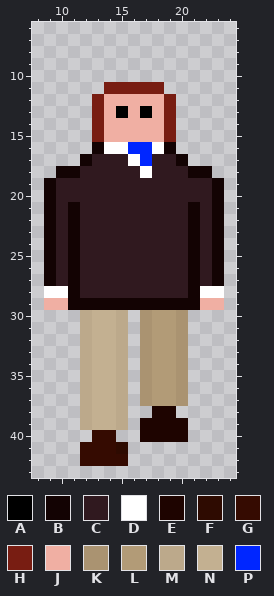
File history of a pixel-art sprite, sprites/congresssan/South/frame2.png. Above, as it was before the edit.
The file is 32x48 pixels. Colours within 5 levels of each other are drawn and written as one. Shown: x 8..24, y 6..43.
Palette (. is transparent): A #000000  B #130303  C #30191f  D #ffffff  E #1e0400  F #2e0b01  G #350b01  H #781d12  J #f0afa3  K #aa9371  L #b29b77  M #bca98b  N #c3b091  P #0026ff
Pixels before, first column x 9:
11 .....HHHHH.....
12 ....HJJJJJH....
13 ....HJAJAJH....
14 ....HJJJJJH....
15 ....HJJJJJH....
16 ....BDDPPDB....
17 ...BCCCDPCCB...
18 .BBCCCCCDCCCBB.
19 BCCCCCCCCCCCCCB
20 BCCCCCCCCCCCCCB
21 BCBCCCCCCCCCBCB
22 BCBCCCCCCCCCBCB
23 BCBCCCCCCCCCBCB
24 BCBCCCCCCCCCBCB
25 BCBCCCCCCCCCBCB
26 BCBCCCCCCCCCBCB
27 BCBCCCCCCCCCBCB
28 DDBCCCCCCCCCBDD
29 JJBBBBBBBBBBBJJ
30 ...MNNM.KLLK...
31 ...MNNM.KLLK...
32 ...MNNM.KLLK...
33 ...MNNM.KLLK...
34 ...MNNM.KLLK...
35 ...MNNM.KLLK...
36 ...MNNM.KLLK...
37 ...MNNM.KLLK...
38 ...MNNM..EE....
39 ...MNNM.EEEE...
40 ....GG..EEEE...
41 ...GGGF........
42 ...GGGG........
And afterwards:
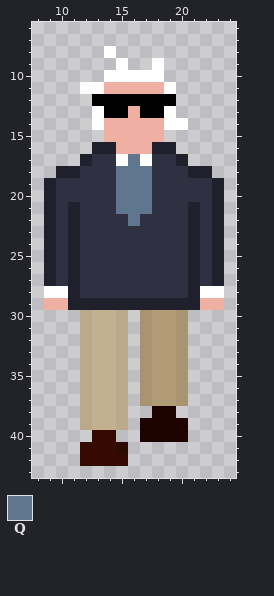
Colours new in this view: Q #60768e
From old to new:
colour B: #130303 -> #1f202c
colour C: #30191f -> #2f3042
y 8: x 14 . -> D
y 9: x 15 . -> D; x 18 . -> D
y 10: x 14..18 ..... -> DDDDD
y 11: x 12..19 ..HHHHH. -> DDJJJJJD
y 12: x 13..19 HJJJJJH -> AAAAAAA
y 13: x 13..14 HJ -> DA; x 18..19 JH -> AD
y 14: x 13 H -> D; x 19..20 H. -> DD
y 15: x 13 H -> .; x 19 H -> .
y 16: x 14..18 DDPPD -> BJJJB
y 17: x 15..17 CDP -> DQD
y 18: x 15..17 CCD -> QQQ
y 19..21: x 15..17 CCC -> QQQ
y 22: x 16 C -> Q
Changed places in both pictures, as pixel boxes (x1, y1, x2, y2):
changed: (44, 46, 224, 310)
